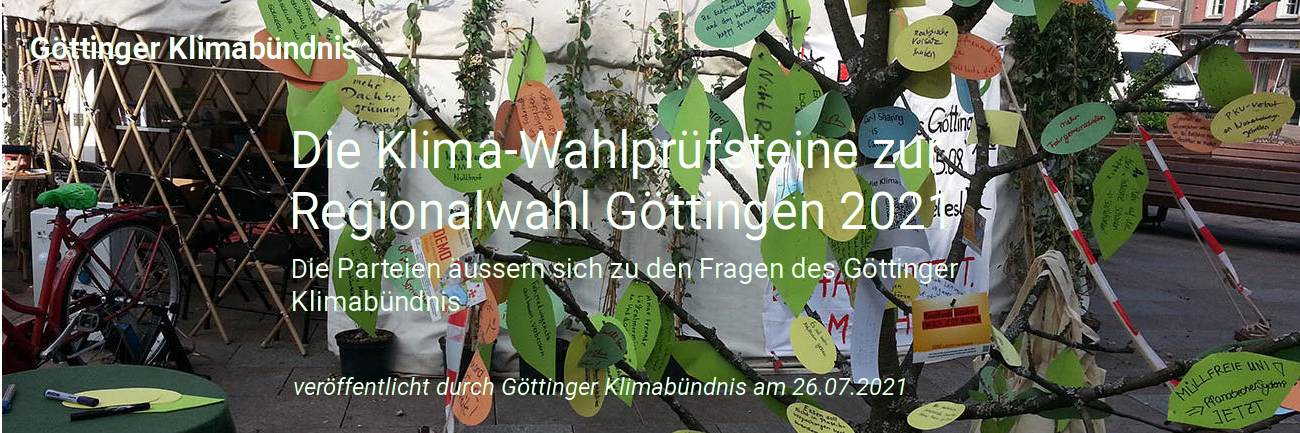
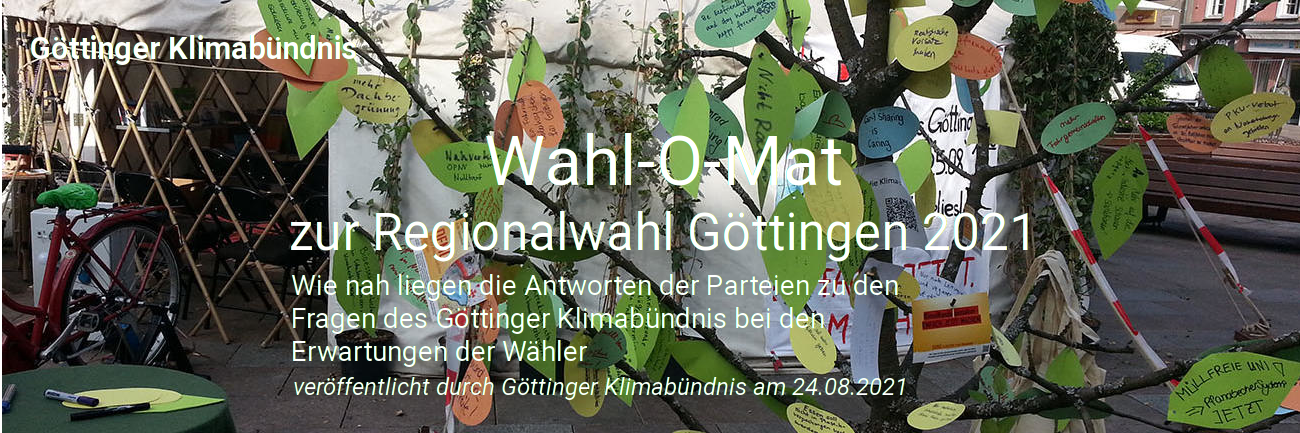
Layered file, before and after one edit (1300x433). Changes by layer:
painted on "veröffentlicht durch Göttinger..." over [804,378,851,395]
added layer "Wie nah liegen die Antworten d..." above "Die Parteien äussern sich zu d..." over [291,274,898,367]
hid "Die Parteien äussern sich zu d..." over [292,257,959,311]
renamed "Die Klima-Wahlprüfsteine zur ..." to "Wahl-O-Mat ...", painted on it over [290,128,1028,262]
